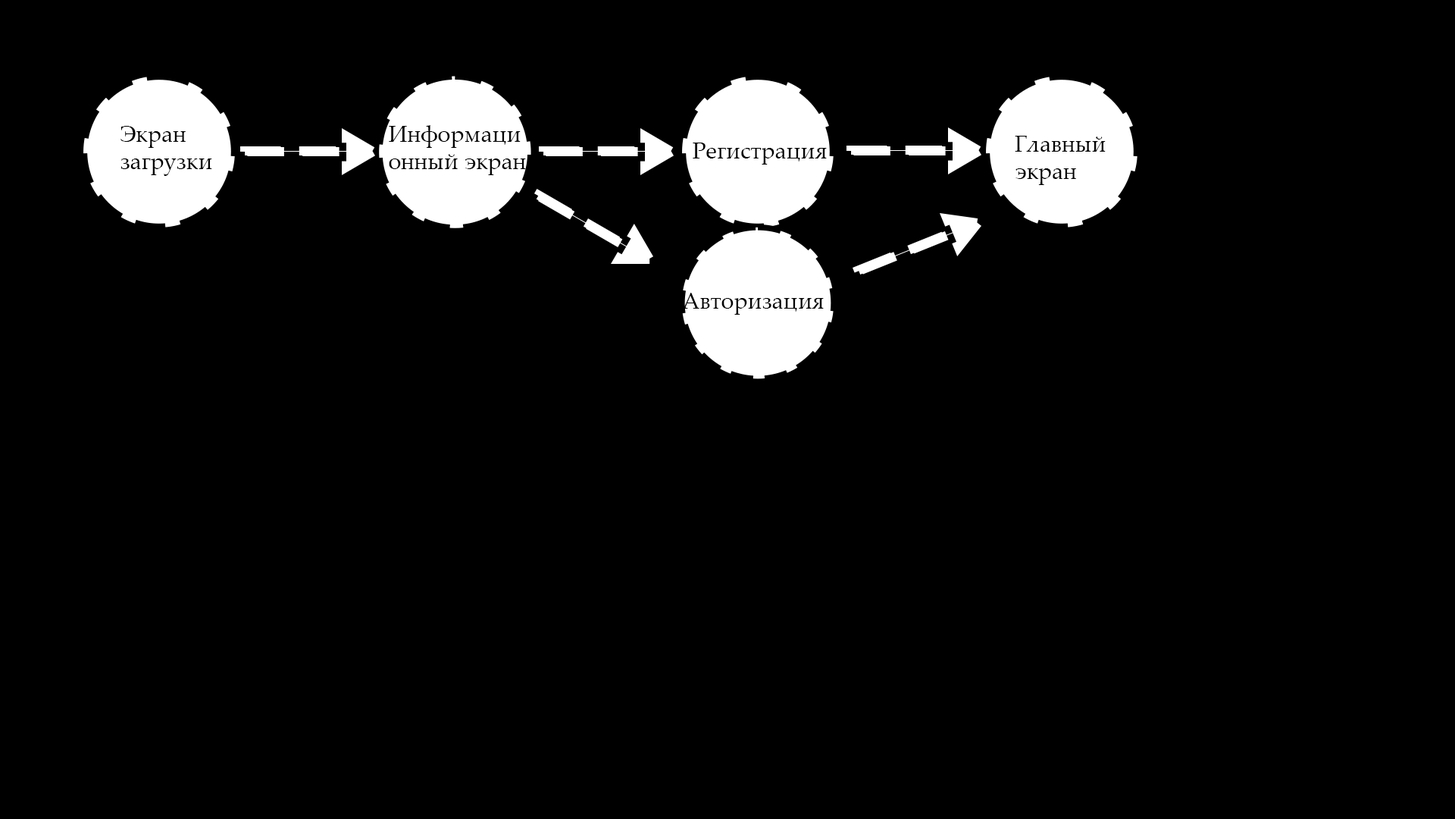
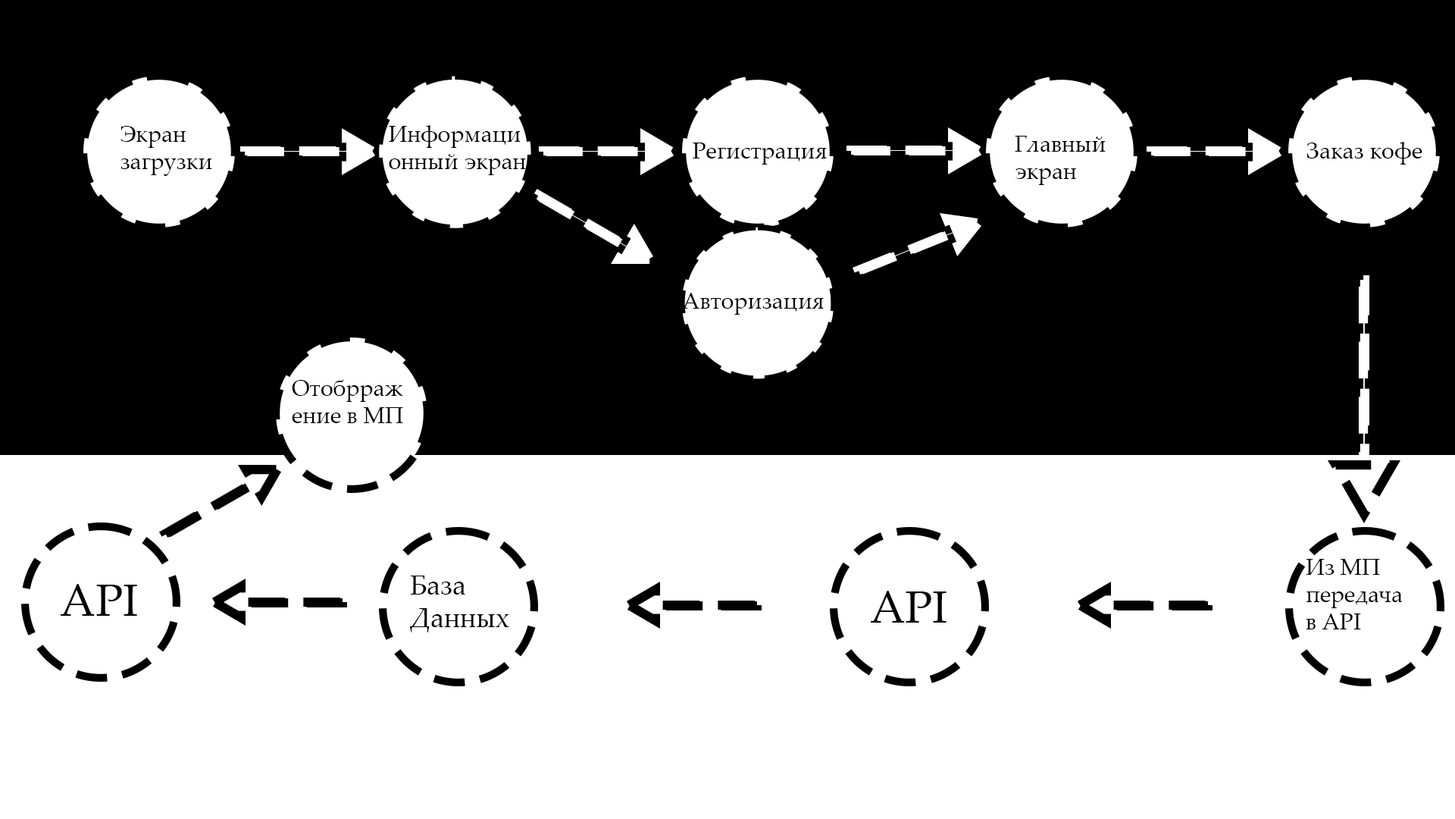
Layered file, before and after one edit (1455x819). Changes by layer:
added layer "Отобрражение в МП" above "База Данных" over 291, 378, 404, 423
added layer "База Данных" above "Треугольник 1" over 409, 575, 510, 633
added layer "Треугольник 1" (1st of 11) above "Линия 1" over 238, 464, 282, 506
added layer "Линия 1" (1st of 11) above "Эллипс 1" over 159, 482, 254, 538
added layer "Эллипс 1" (1st of 11) above "API" over 272, 337, 432, 493
added layer "API" (1st of 2) above "Треугольник 1" over 60, 583, 138, 616
added layer "Треугольник 1" (2nd of 11) above "Линия 1" over 212, 578, 246, 626
added layer "Линия 1" (2nd of 11) above "Эллипс 1" over 241, 597, 348, 608
added layer "Эллипс 1" (2nd of 11) above "API" over 21, 522, 181, 682
added layer "API" (2nd of 2) above "Из МП передача в API" over 870, 590, 947, 623
added layer "Из МП передача в API" above "Заказ кофе" over 1306, 558, 1403, 630
added layer "Заказ кофе" above "Главный экран" over 1306, 141, 1423, 165
added layer "Треугольник 1" (4th of 11) above "Линия 1" over 1327, 460, 1401, 524
added layer "Линия 1" (4th of 11) above "Треугольник 1" over 1359, 275, 1370, 470
added layer "Треугольник 1" (5th of 11) above "Линия 1" over 626, 581, 661, 629
added layer "Эллипс 1" (3rd of 11) above "Треугольник 1" over 378, 526, 539, 686
added layer "Треугольник 1" (6th of 11) above "Линия 1" over 1077, 581, 1112, 629
added layer "Треугольник 1" (7th of 11) above "Линия 1" over 1248, 128, 1282, 176
added layer "Эллипс 1" (5th of 11) above "Эллипс 1" over 829, 526, 990, 686
added layer "Эллипс 1" (6th of 11) above "Эллипс 1" over 1285, 526, 1445, 686
added layer "Эллипс 1" (7th of 11) above "Эллипс 1" over 1288, 76, 1441, 228
painted on "Эллипс 1" (8th of 11) over 1070, 83, 1098, 228
painted on "Эллипс 1" (9th of 11) over 791, 83, 827, 129
renamed "Фон" to "Слой 0", painted on it over 0, 76, 1455, 819
…and 3 more changes (3 added)
